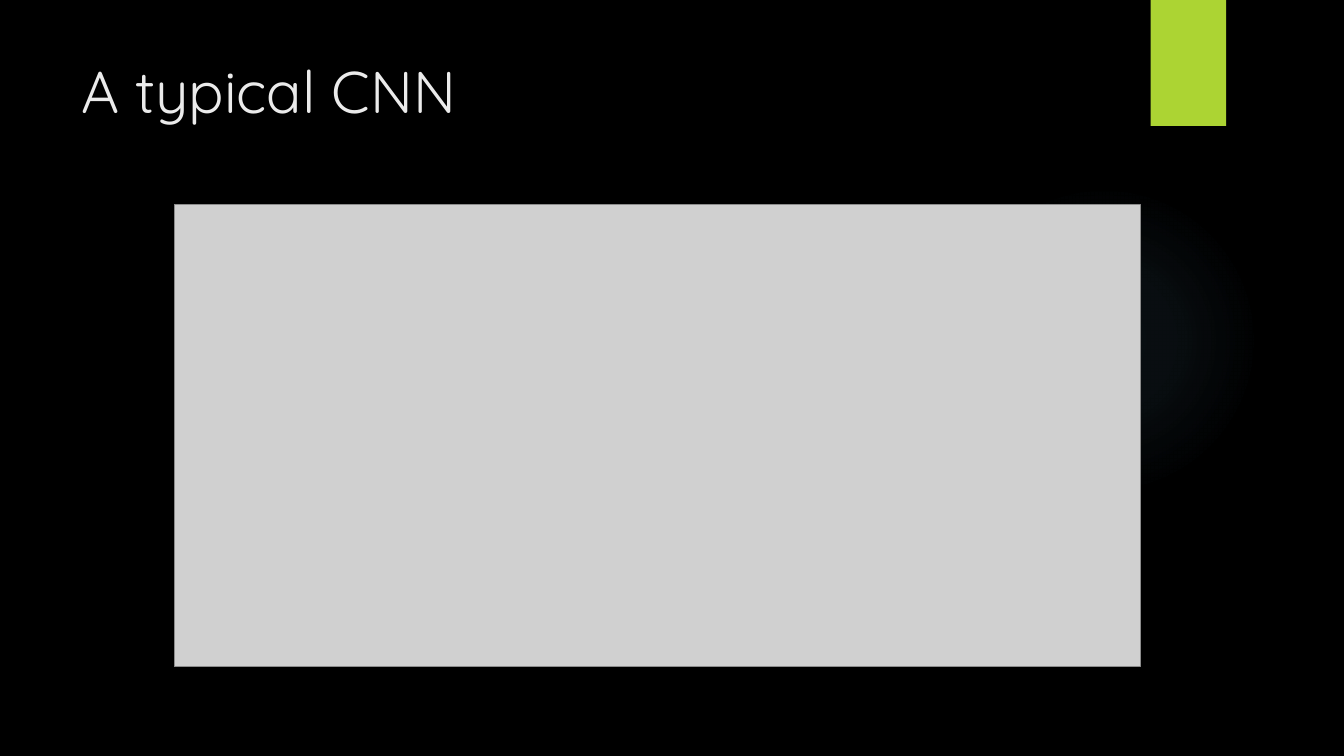
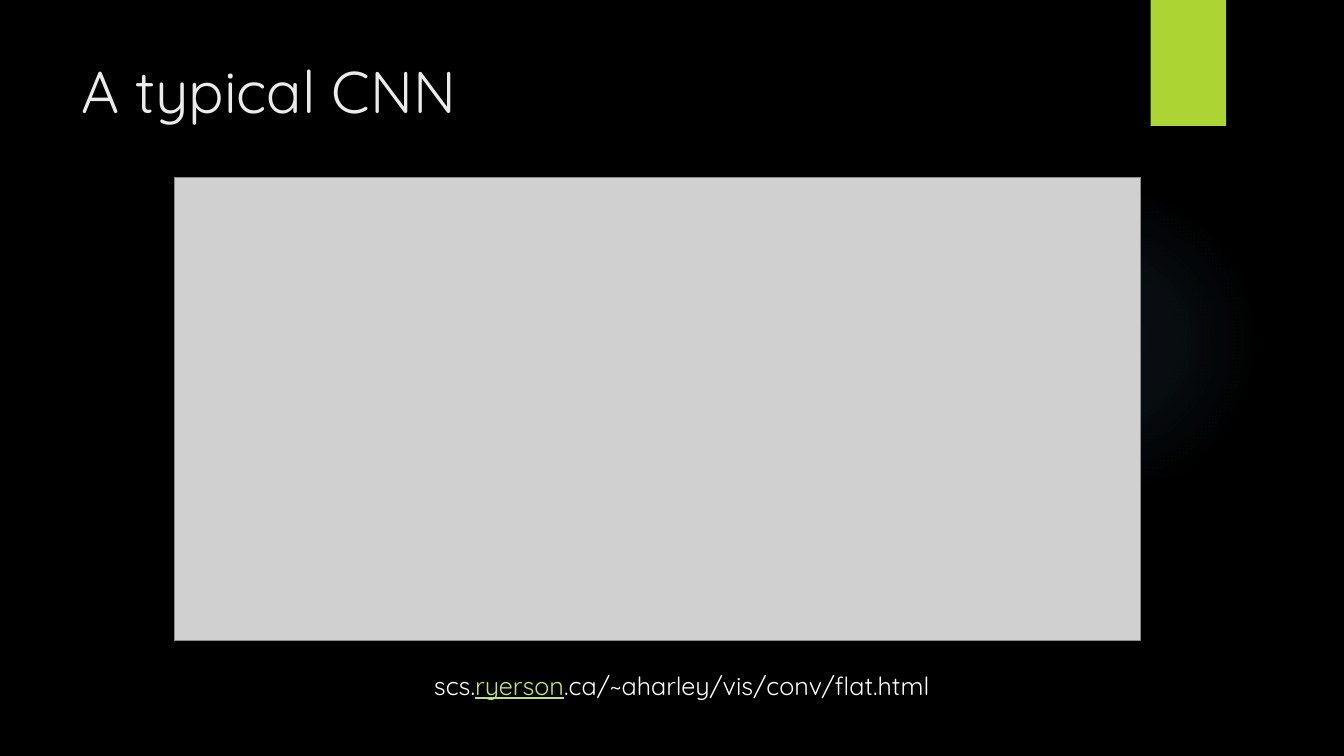
Before and after one commit to IvayloAsenov/Machine-Learning-Problems, a slide deck: slide 10 of ML Presentations/Convolutional Neural Networks Presentation.pptx (slide 7 before the commit). Drawn at 1344x756 pixels with LibreOffice and Linux fonts; fonts in the diff are those of the drawing; grey boxes stand for pictures; background and template pictures are left out. Boxes give left, top, right and bottom in pixels: in the first picture for what was removed or moved away, otherwise in the second. Text is boxed around its words. In the diff, an @@ line names an element or a change of style, - is before the commit and + after.

```diff
--- a/ML Presentations/Convolutional Neural Networks Presentation.pptx
+++ b/ML Presentations/Convolutional Neural Networks Presentation.pptx
@@ picture: place and size @@
-picture at bbox=[174, 205, 1140, 667]
+picture at bbox=[174, 177, 1140, 640]
@@ text added at bbox=[434, 675, 929, 700], 18 pt, text #FFFFFF @@
+scs.ryerson.ca/~aharley/vis/conv/flat.html
```
Also in this commit, not shown: 1 other slide changed, 4 slides added, 1 other file.
